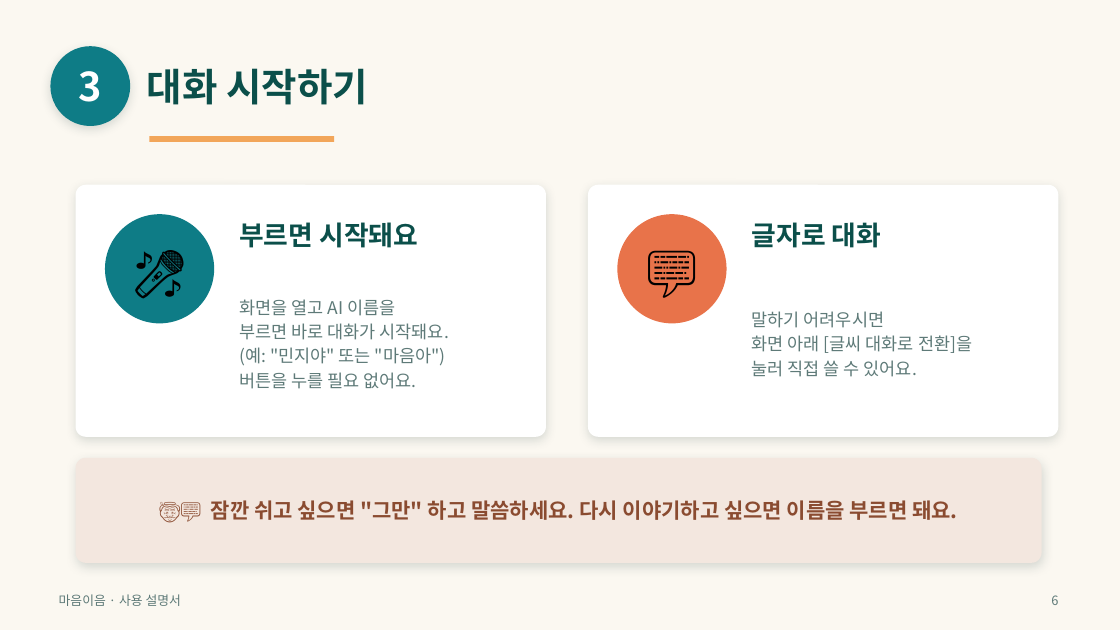
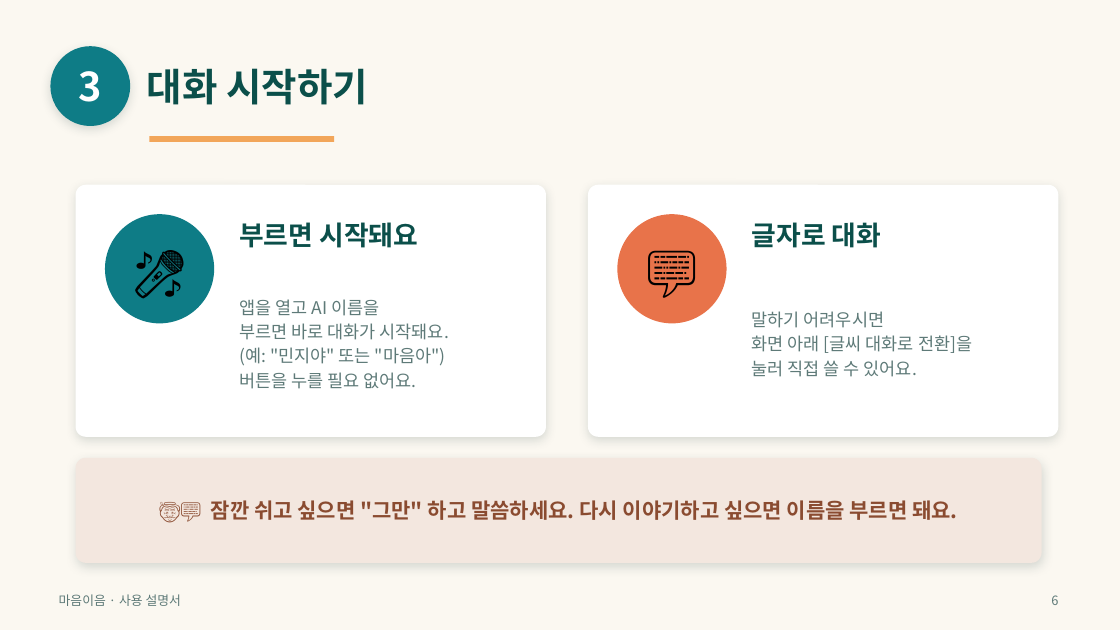
Before and after one commit to satoshisong01/maeum-ieu, a slide deck: slide 6 of docs/마음이음_사용설명서.pptx. Drawn at 1120x630 pixels with LibreOffice and Linux fonts; fonts in the diff are those of the drawing. Boxes give left, top, right and bottom in pixels: in the first picture for what was removed or moved away, otherwise in the second. Text is boxed around its words. In the diff, an @@ line names an element or a change of style, - is before the commit and + after.

```diff
--- a/docs/마음이음_사용설명서.pptx
+++ b/docs/마음이음_사용설명서.pptx
@@ text at <box>239,299,379,316</box>: text changed @@
-화면을 열고 AI 이름을
+앱을 열고 AI 이름을
```
Also in this commit, not shown: 4 other files.
